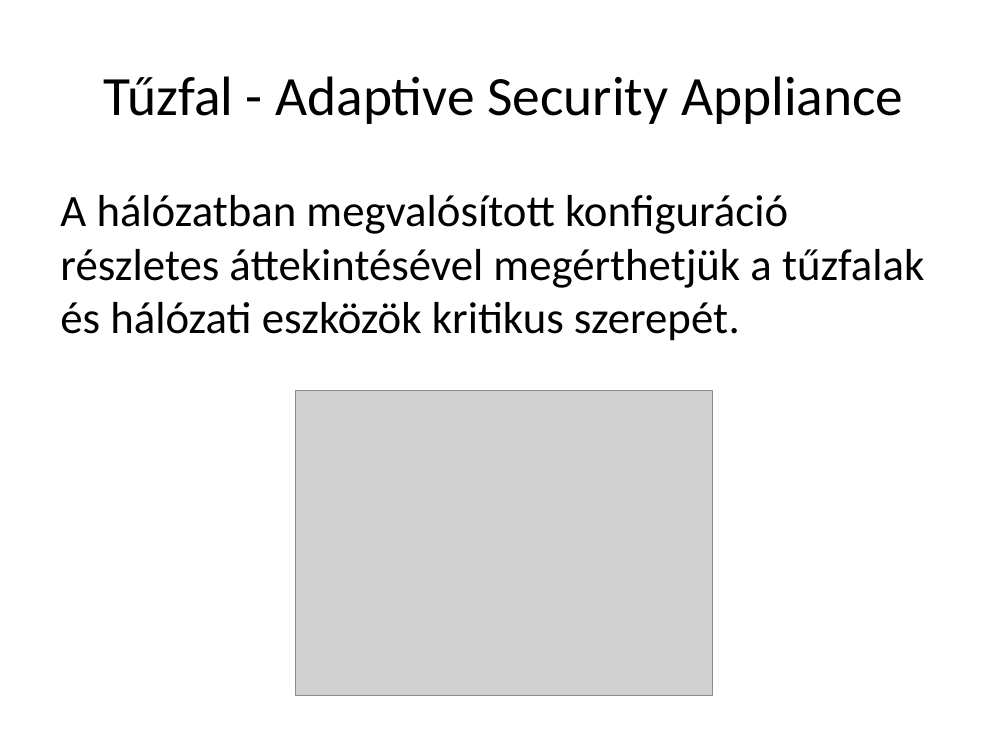
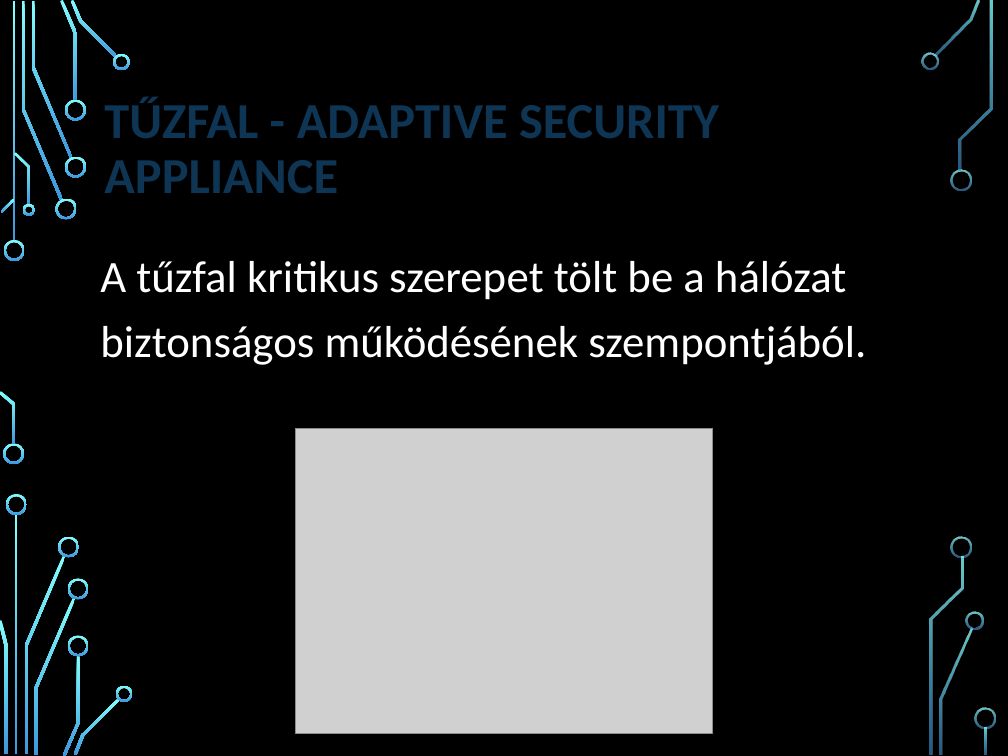
Before and after one commit to LocskaG/Uzemelteto_vizsgaremek_2024, a slide deck: slide 11 of BEMUTATÓ/Halozattervezesi_vizsgaremek_ppt.pptx. Drawn at 1008x756 pixels with LibreOffice and Linux fonts; fonts in the diff are those of the drawing; grey boxes stand for pictures; background and template pictures are left out. Boxes give left, top, right and bottom in pixels: in the first picture for what was removed or moved away, otherwise in the second. Text is boxed around its words. In the diff, an @@ line names an element or a change of style, - is before the commit and + after.

```diff
--- a/BEMUTATÓ/Halozattervezesi_vizsgaremek_ppt.pptx
+++ b/BEMUTATÓ/Halozattervezesi_vizsgaremek_ppt.pptx
@@ background #FFFFFF to picture (left out) @@
@@ title at [104,97,719,193]: text changed; size 39.6 to 36 pt; text colour #000000 to #0E3554; bold on @@
-Tűzfal - Adaptive Security Appliance
+TŰZFAL - ADAPTIVE SECURITY APPLIANCE
@@ text "A tűzfal kritikus szerepet tölt ..." at [100,261,866,365]: vertical alignment top to middle @@
@@ text at [100,261,866,365]: text changed; text colour #000000 to #FFFFFF @@
-A hálózatban megvalósított konfiguráció részletes áttekintésével megérthetjük a tűzfalak és hálózati eszközök kritikus szerepét.
+A tűzfal kritikus szerepet tölt be a hálózat biztonságos működésének szempontjából.
@@ picture: place and size @@
-picture at [295,390,713,696]
+picture at [295,428,713,734]
@@ group added at [0,0,995,756]: 33 freeform shapes, 3 rectangles @@
```
Also in this commit, not shown: 13 other slides changed, 4 slides added, 4 slides removed.
